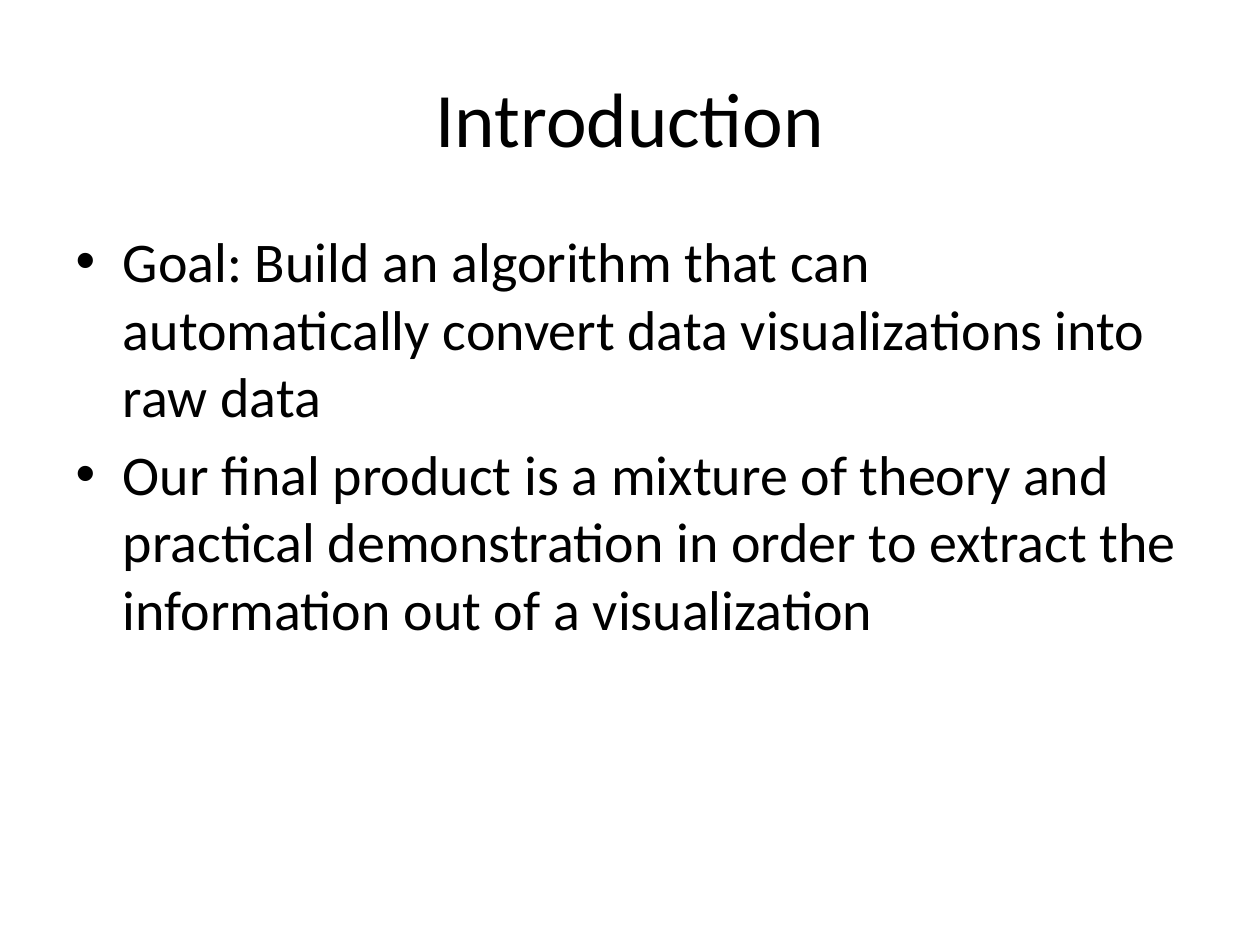
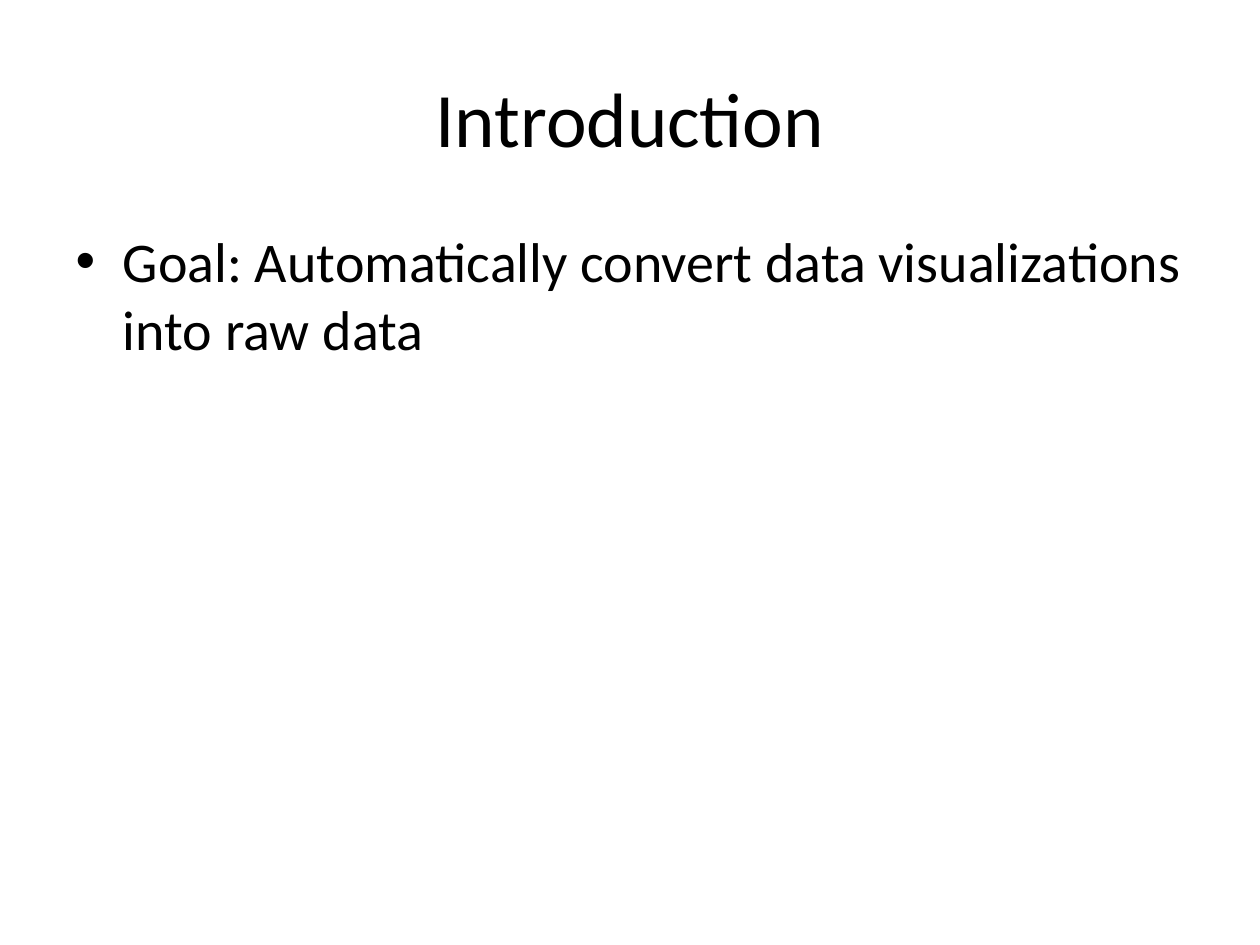
Before and after one commit to efriesen/CS270-Visualization, a slide deck: slide 2 of CS270-Presentation.pptx. Drawn at 1260x945 pixels with LibreOffice and Linux fonts; fonts in the diff are those of the drawing. Boxes give left, top, right and bottom in pixels: in the first picture for what was removed or moved away, otherwise in the second. Text is boxed around its words. In the diff, an @@ line names an element or a change of style, - is before the commit and + after.

```diff
--- a/CS270-Presentation.pptx
+++ b/CS270-Presentation.pptx
@@ text at [123,243,1180,351]: text changed @@
-• Goal: Build an algorithm that can automatically convert data visualizations into raw data
-• Our final product is a mixture of theory and practical demonstration in order to extract the information out of a visualization
+• Goal: Automatically convert data visualizations into raw data
```
Also in this commit, not shown: 3 other slides changed.
